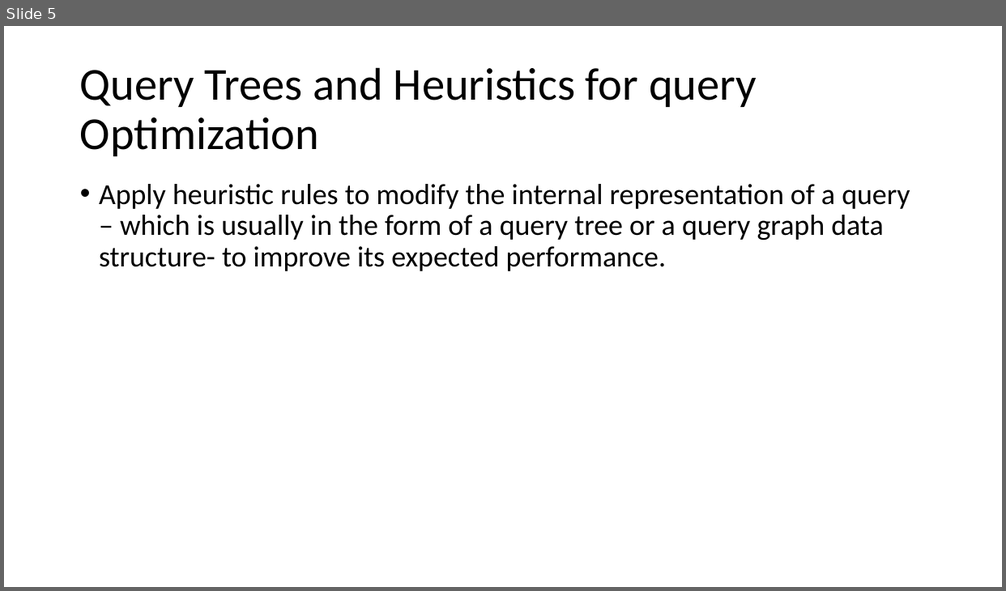
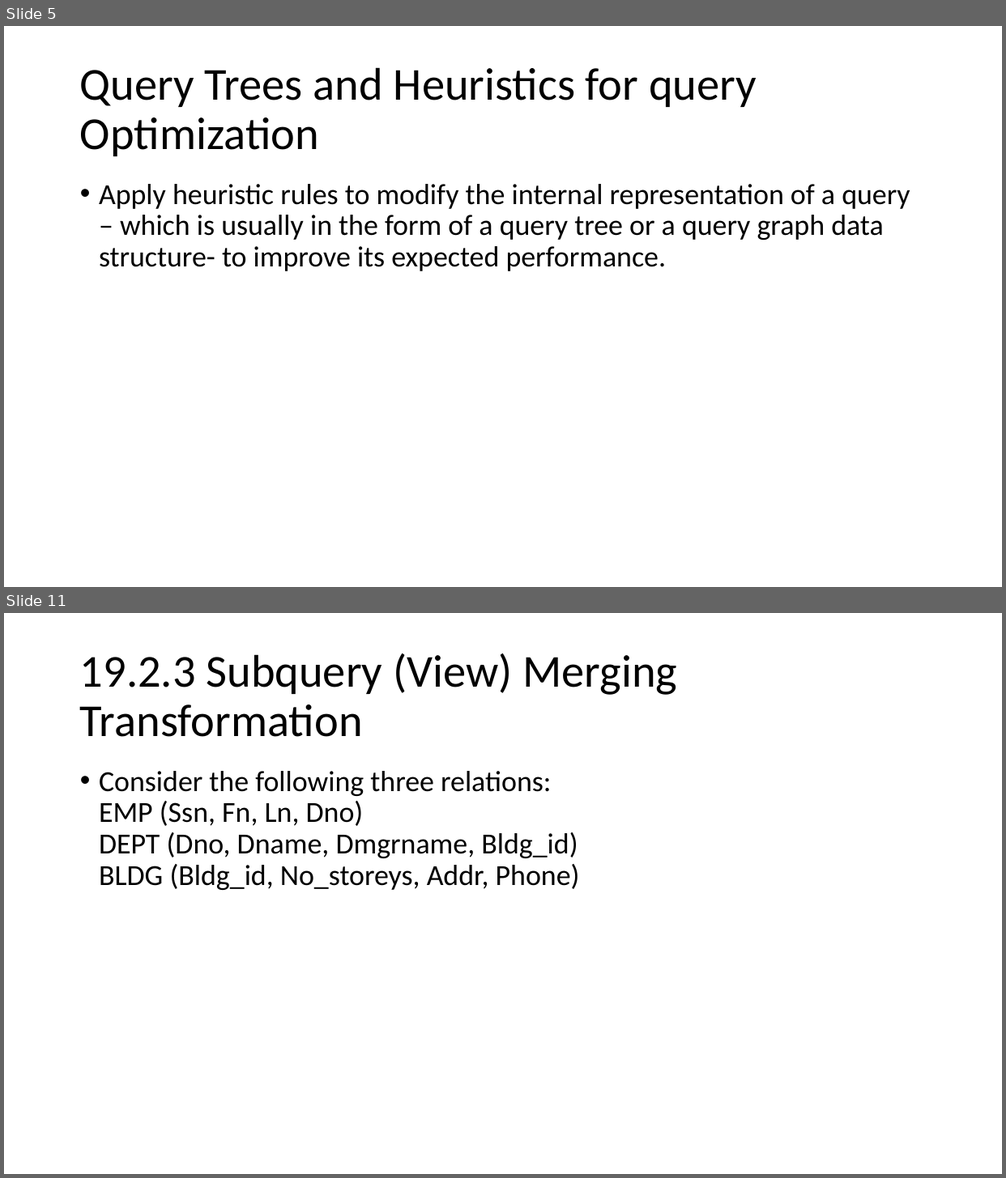
Before and after one commit to longnguyencse/master17-database-advace, a slide deck: Database advance.pptx. Shown one above the other, each under a label of ours: slide 5 before the commit, slides 5 and 11 after it; the slides between them are not shown. The pictures are 1006x591 and 1006x1178 pixels, drawn with LibreOffice and Linux fonts; fonts in the diff are those of the drawing. Boxes give left, top, right and bottom in pixels: in the first picture for what was removed or moved away, otherwise in the second. Text is boxed around its words. In the diff, an @@ line names an element or a change of style, - is before the commit and + after.

```diff
--- a/Database advance.pptx
+++ b/Database advance.pptx
@@ slide 11 added at (4,613,1002,1174), background #FFFFFF @@
@@ title added at (80,653,677,737), 44 pt, text #000000 @@
+19.2.3 Subquery (View) Merging Transformation
@@ text added at (99,771,580,890), 28 pt, text #000000 @@
+• Consider the following three relations:
+  EMP (Ssn, Fn, Ln, Dno)
+  DEPT (Dno, Dname, Dmgrname, Bldg_id)
+  BLDG (Bldg_id, No_storeys, Addr, Phone)
```
Also in this commit, not shown: 1 slide changed, 5 other slides added, 1 slide removed.
